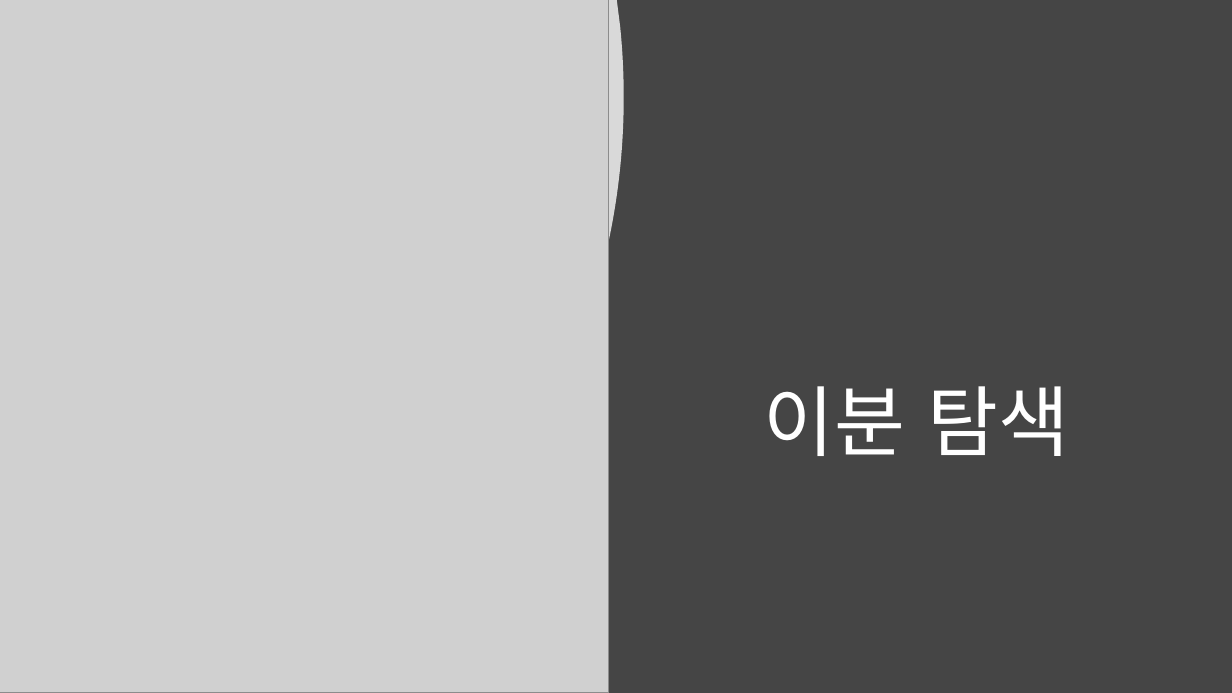
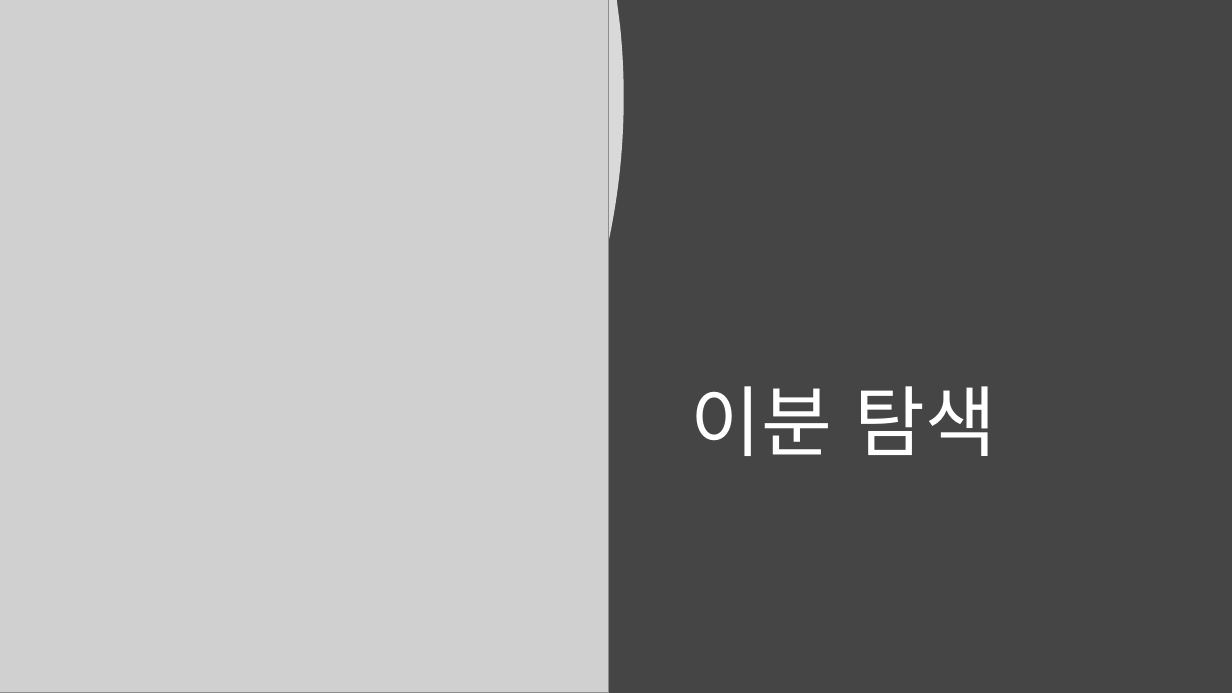
Before and after one commit to Smart-IoT-Lab/study-for-algorithm, a slide deck: slide 5 of minky/11주차/깊이너비탐색이랑완전탐색이랑이진탐색.pptx. Drawn at 1232x693 pixels with LibreOffice and Linux fonts; fonts in the diff are those of the drawing; grey boxes stand for pictures. Boxes give left, top, right and bottom in pixels: in the first picture for what was removed or moved away, otherwise in the second. Text is boxed around its words. In the diff, an @@ line names an element or a change of style, - is before the commit and + after.

```diff
--- a/minky/11주차/깊이너비탐색이랑완전탐색이랑이진탐색.pptx
+++ b/minky/11주차/깊이너비탐색이랑완전탐색이랑이진탐색.pptx
@@ title "이분 탐색" at box(691, 386, 996, 456): alignment centre to left @@
```
Also in this commit, not shown: 2 other slides changed, 3 other files.
